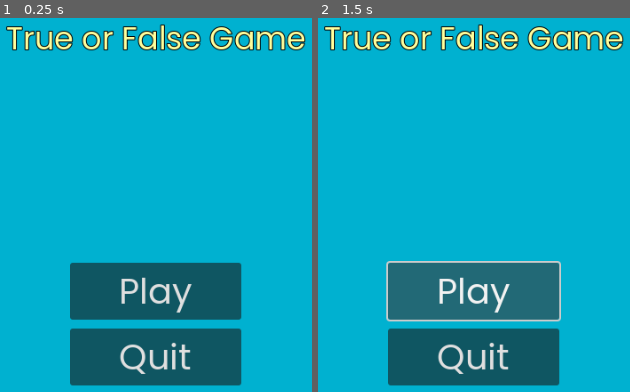
Above: before the commit, frames 1-2 (left to right).
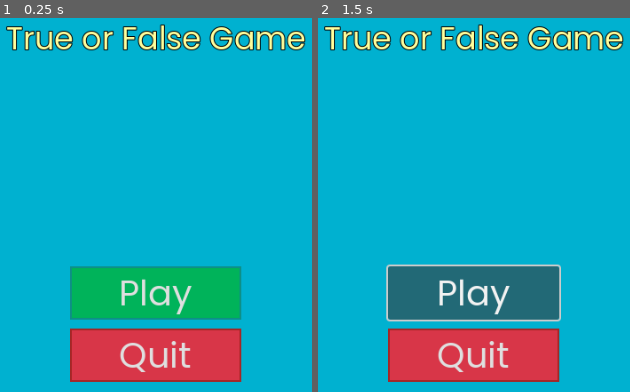
Above: after the commit, the same moments.

Repository: gus0117/godot-true-or-false-game
Game: Godot game, scene res://Scenes/main_menu.tscn
Two runs of this game, one before a commit and one after it. Both use one fixed random seed, a clock stepped at 60 frames per second and the inputs below. This scene is started directly instead of the project's main scene.
Inputs:
- Up to frame 1 (0.25 s): no input
- Up to frame 2 (1.5 s): click "Play" at 0.5 s; click "Play" at 1.25 s

The runs differ from the first frame. In frame 1, 16% of the frame differs, in the area x 22-78%, y 65-99%; in frame 2, 9.7%.

Commit message:
Add color to the buttons on main menu

Diff:
--- a/Scenes/main_menu.tscn
+++ b/Scenes/main_menu.tscn
@@ -11,6 +11,23 @@
 shadow_size = 6
 shadow_color = Color(0.0509804, 0.0509804, 0.0509804, 0)
 shadow_offset = Vector2(1, 2)
+
+[sub_resource type="StyleBoxFlat" id="StyleBoxFlat_byph6"]
+bg_color = Color(0, 0.701961, 0.352941, 1)
+border_width_left = 2
+border_width_top = 2
+border_width_right = 2
+border_width_bottom = 2
+border_color = Color(0.129412, 0.380392, 0.137255, 0.423529)
+corner_detail = 14
+
+[sub_resource type="StyleBoxFlat" id="StyleBoxFlat_vyx0j"]
+bg_color = Color(0.847059, 0.211765, 0.282353, 1)
+border_width_left = 2
+border_width_top = 2
+border_width_right = 2
+border_width_bottom = 2
+border_color = Color(0.647059, 0.14902, 0.14902, 1)
 
 [node name="MainMenu" type="Control"]
 layout_mode = 3
@@ -62,10 +79,12 @@
 layout_mode = 2
 theme_override_fonts/font = ExtResource("1_rk3rs")
 theme_override_font_sizes/font_size = 40
+theme_override_styles/normal = SubResource("StyleBoxFlat_byph6")
 text = "Play"
 
 [node name="Quit" type="Button" parent="VBoxContainer"]
 layout_mode = 2
 theme_override_fonts/font = ExtResource("1_rk3rs")
 theme_override_font_sizes/font_size = 40
+theme_override_styles/normal = SubResource("StyleBoxFlat_vyx0j")
 text = "Quit"
Not shown: 1 places in Scenes/main_menu.tscn that only renumber resources
